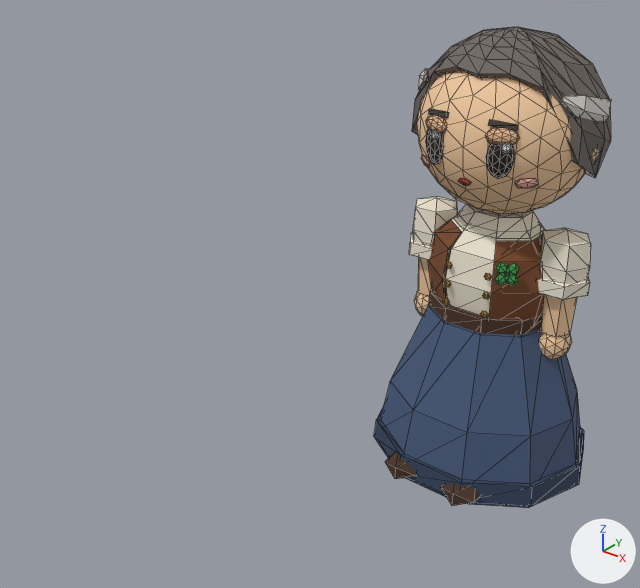
Before and after pictures for a commit that changed the glTF model packages/client/public/models/npc-martha.glb.
Rendered twice from a 50 mm camera at (1.31, -2.62, 2.05) aimed at (-0.19, -0.75, 0.89). Every picture has the same lights, and +X, +Y and +Z are marked at lower right. The older version comes first. Mesh edges are drawn as thin lines. Vertices at exactly the same position are counted once.

In view in the first picture: 'NpcMarthaBody'.
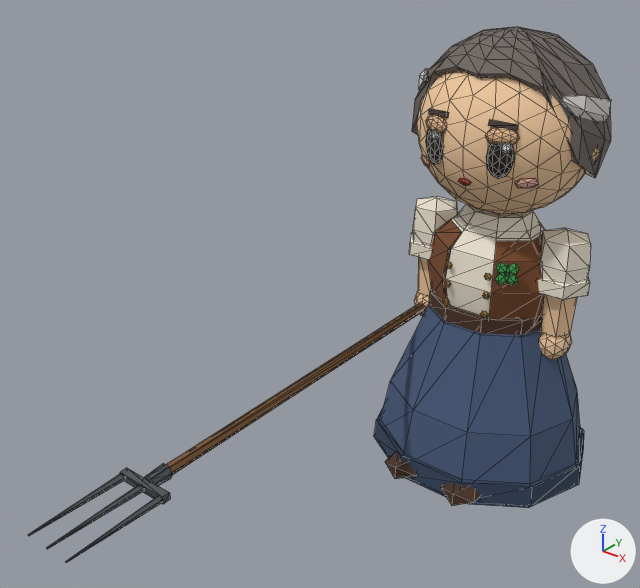
Changed parts and their boxes [x1, y1, x2, y2] in the pictures (640 x 588 px):
```json
{"object": "NpcMarthaBody", "change": "reshaped", "before": [374, 27, 611, 508], "after": [28, 27, 611, 563], "on screen": "145% wider, 11% taller"}
{"part": 1, "of": "me_npcmarthamesh", "change": "added", "after": [166, 303, 426, 474], "on screen": "mostly hidden"}
{"part": 2, "of": "me_npcmarthamesh", "change": "added", "after": [144, 463, 173, 486]}
{"part": 3, "of": "me_npcmarthamesh", "change": "added", "after": [120, 468, 170, 504]}
{"part": 4, "of": "me_npcmarthamesh", "change": "added", "after": [28, 474, 125, 536]}
{"part": 5, "of": "me_npcmarthamesh", "change": "added", "after": [46, 485, 143, 549]}
{"part": 6, "of": "me_npcmarthamesh", "change": "added", "after": [66, 496, 163, 563]}
```

Scene script edits in JSON lines:
```json
{"op": "add", "block": "mat_wood", "code": ["mat_wood = principled_material('wood')", "mat_wood.base_color = (0.195, 0.0908, 0.0319)  # brown #7a5532", "mat_wood.roughness = 0.9"]}
{"op": "add", "block": "mat_iron", "code": ["mat_iron = principled_material('iron')", "mat_iron.base_color = (0.109, 0.12, 0.133)  # dark grey #5d6166", "mat_iron.metallic = 0.4"]}
{"block": "me_npcmarthamesh", "where": "# used by ob_npcmarthabody; location = (0.0, 0.0, 0.0)"}
{"op": "remove", "block": "me_npcmarthamesh", "code": "me_npcmarthamesh.from_pydata(...)  # 1225 vertices, 2142 faces; spans x -0.42..0.42, y -0.4..0.41, z 0.0..1.59"}
{"op": "add", "block": "me_npcmarthamesh", "code": "me_npcmarthamesh.from_pydata(...)  # 1297 vertices, 2262 faces; spans x -0.42..0.42, y -1.73..0.41, z 0.0..1.59"}
{"block": "me_npcmarthamesh", "change": "me_npcmarthamesh part 1: a new loose piece, a 6-sided cylinder along y spanning x -0.267..-0.233, y -1.4..0.2, z 0.541..0.571, in mat_wood (brown #7a5532)"}
{"block": "me_npcmarthamesh", "change": "me_npcmarthamesh part 2: a new loose piece, a 6-sided cut cone along y (radius 0.02 at the low end, 0.024 at the high end) spanning x -0.274..-0.226, y -1.41..-1.34, z 0.535..0.577, in mat_iron (dark grey #5d6166)"}
{"block": "me_npcmarthamesh", "change": "me_npcmarthamesh part 3: a new loose piece, a box spanning x -0.335..-0.165, y -1.433..-1.408, z 0.545..0.567, in mat_iron (dark grey #5d6166)"}
{"block": "me_npcmarthamesh", "change": "me_npcmarthamesh part 4: a new loose piece, a 5-sided cut cone along y (radius 0.002 at the low end, 0.011 at the high end) spanning x -0.335..-0.315, y -1.73..-1.43, z 0.547..0.567, in mat_iron (dark grey #5d6166)"}
{"block": "me_npcmarthamesh", "change": "me_npcmarthamesh part 5: a new loose piece, a 5-sided cut cone along y (radius 0.002 at the low end, 0.011 at the high end) spanning x -0.26..-0.24, y -1.73..-1.43, z 0.547..0.567, in mat_iron (dark grey #5d6166)"}
{"block": "me_npcmarthamesh", "change": "me_npcmarthamesh part 6: a new loose piece, a 5-sided cut cone along y (radius 0.002 at the low end, 0.011 at the high end) spanning x -0.185..-0.165, y -1.73..-1.43, z 0.547..0.567, in mat_iron (dark grey #5d6166)"}
{"op": "add", "block": "me_npcmarthamesh", "code": "me_npcmarthamesh.materials.append(mat_wood)  # brown #7a5532"}
{"op": "add", "block": "me_npcmarthamesh", "code": "me_npcmarthamesh.materials.append(mat_iron)  # dark grey #5d6166"}
```
